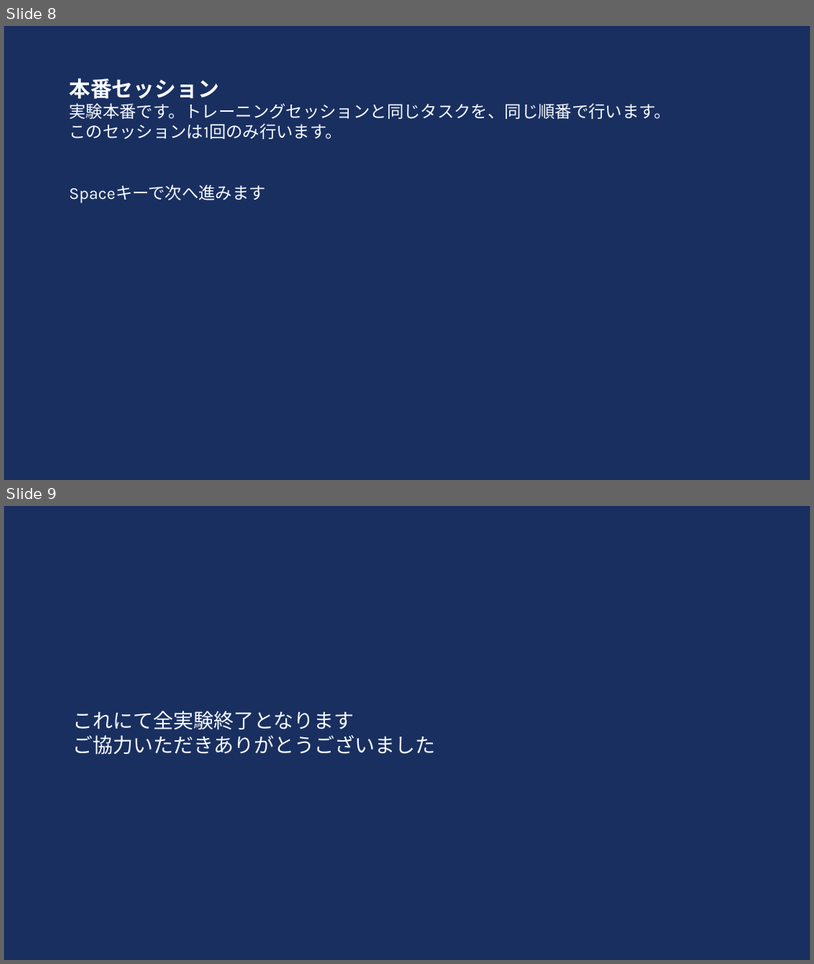
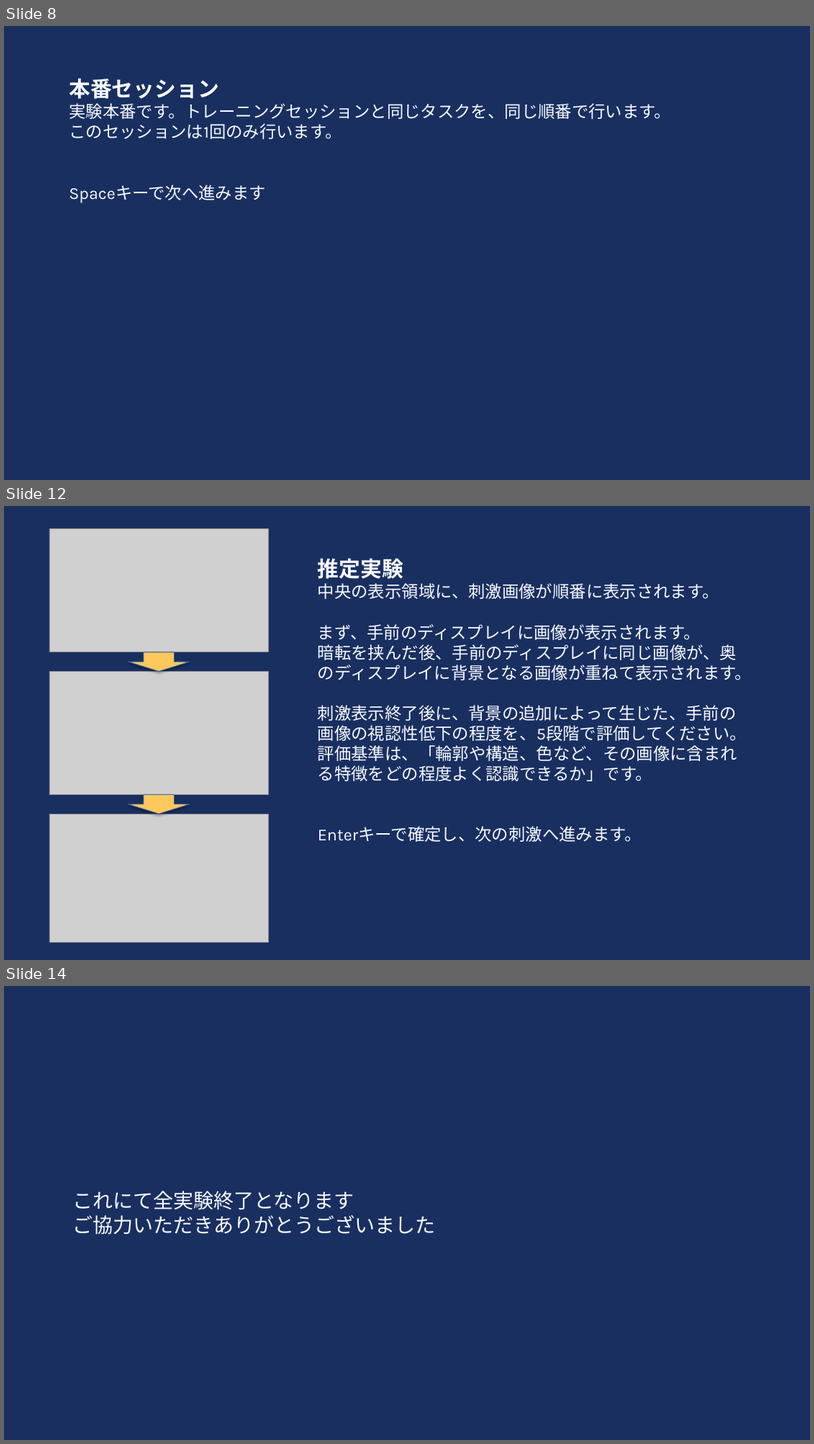
Before and after one commit to HAMADAKAZUKI2423/lab, a slide deck: tex/ethicsreview/ethics_review_visibility/別紙2評価実験説明.pptx. Shown one above the other, each under a label of ours: slides 8 and 9 before the commit, slides 8, 12 and 14 after it; the slides between them are not shown. The pictures are 814x964 and 814x1444 pixels, drawn with LibreOffice and Linux fonts; fonts in the diff are those of the drawing; grey boxes stand for pictures. Boxes give left, top, right and bottom in pixels: in the first picture for what was removed or moved away, otherwise in the second. Text is boxed around its words. In the diff, an @@ line names an element or a change of style, - is before the commit and + after.

Commit message:
英訳・画像挿入完成

```diff
--- a/tex/ethicsreview/ethics_review_visibility/別紙2評価実験説明.pptx
+++ b/tex/ethicsreview/ethics_review_visibility/別紙2評価実験説明.pptx
@@ slide 12 added at bbox=[4, 506, 810, 960], background #192F60 @@
@@ picture added at bbox=[49, 529, 268, 652] @@
@@ text added at bbox=[318, 558, 752, 842], 20 pt, text #F7FAFF @@
+推定実験
+中央の表示領域に、刺激画像が順番に表示されます。
+まず、手前のディスプレイに画像が表示されます。
+暗転を挟んだ後、手前のディスプレイに同じ画像が、奥のディスプレイに背景となる画像が重ねて表示されます。
+刺激表示終了後に、背景の追加によって生じた、手前の画像の視認性低下の程度を、5段階で評価してください。
+評価基準は、「輪郭や構造、色など、その画像に含まれる特徴をどの程度よく認識できるか」です。
+Enterキーで確定し、次の刺激へ進みます。
@@ down arrow added at bbox=[129, 652, 190, 672], fill #FFC85C, outline #3A67AB 0.75 pt @@
@@ picture added at bbox=[49, 671, 268, 795] @@
@@ down arrow added at bbox=[129, 795, 190, 814], fill #FFC85C, outline #3A67AB 0.75 pt @@
@@ picture added at bbox=[49, 813, 268, 942] @@
@@ what was slide 9 is now slide 14 @@
```
Also in this commit, not shown: 5 slides changed, 16 other slides added.
